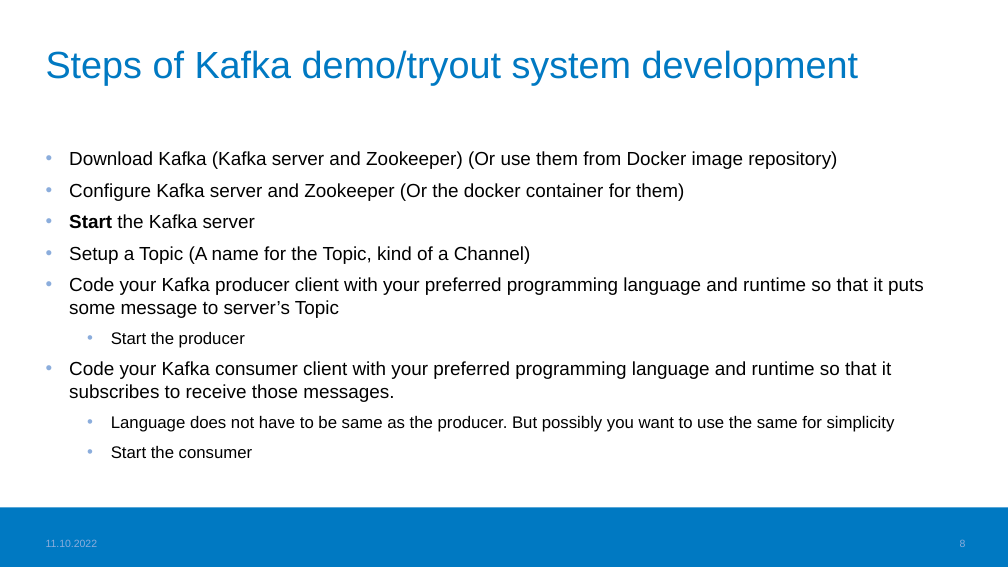
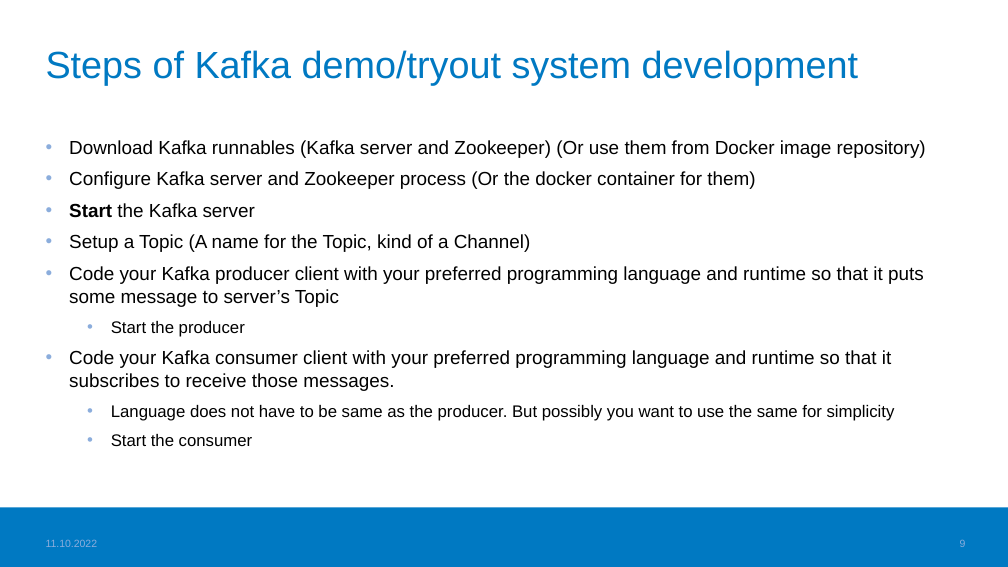
Before and after one commit to haagahelia/ohke-teknologiat, a slide deck: slide 9 of 06_ohjelmistoarkkitehtuurit_ja_patternit/ApacheKafka_DistributedEventStreamOrBroker.pptx (slide 8 before the commit). Drawn at 1008x567 pixels with LibreOffice and Linux fonts; fonts in the diff are those of the drawing; background and template pictures are left out. Boxes give left, top, right and bottom in pixels: in the first picture for what was removed or moved away, otherwise in the second. Text is boxed around its words. In the diff, an @@ line names an element or a change of style, - is before the commit and + after.

```diff
--- a/06_ohjelmistoarkkitehtuurit_ja_patternit/ApacheKafka_DistributedEventStreamOrBroker.pptx
+++ b/06_ohjelmistoarkkitehtuurit_ja_patternit/ApacheKafka_DistributedEventStreamOrBroker.pptx
@@ text "Download Kafka runnables (Kafka server ...": place and size @@
-text "Download Kafka runnables (Kafka server ..." at box(69, 151, 924, 458)
+text "Download Kafka runnables (Kafka server ..." at box(69, 140, 926, 446)
@@ text at box(69, 140, 926, 189): text changed @@
-• Download Kafka (Kafka server and Zookeeper) (Or use them from Docker image repository)
-• Configure Kafka server and Zookeeper (Or the docker container for them)
+• Download Kafka runnables (Kafka server and Zookeeper) (Or use them from Docker image repository)
+• Configure Kafka server and Zookeeper process (Or the docker container for them)
```
Also in this commit, not shown: 4 other slides changed, 1 slide added, 3 other files.
